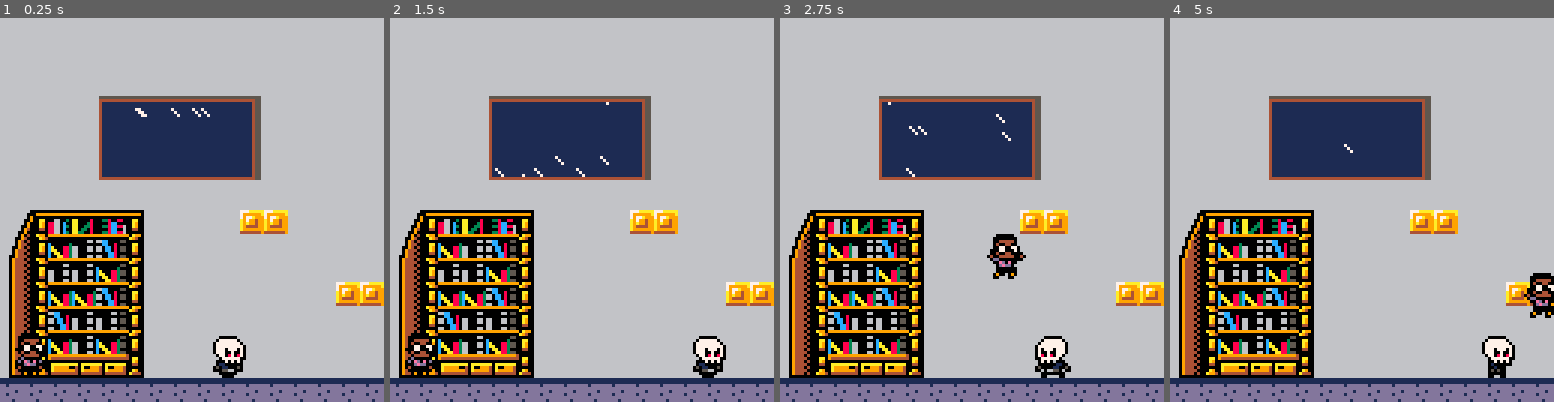
Above: before the commit, frames 1-4 (left to right).
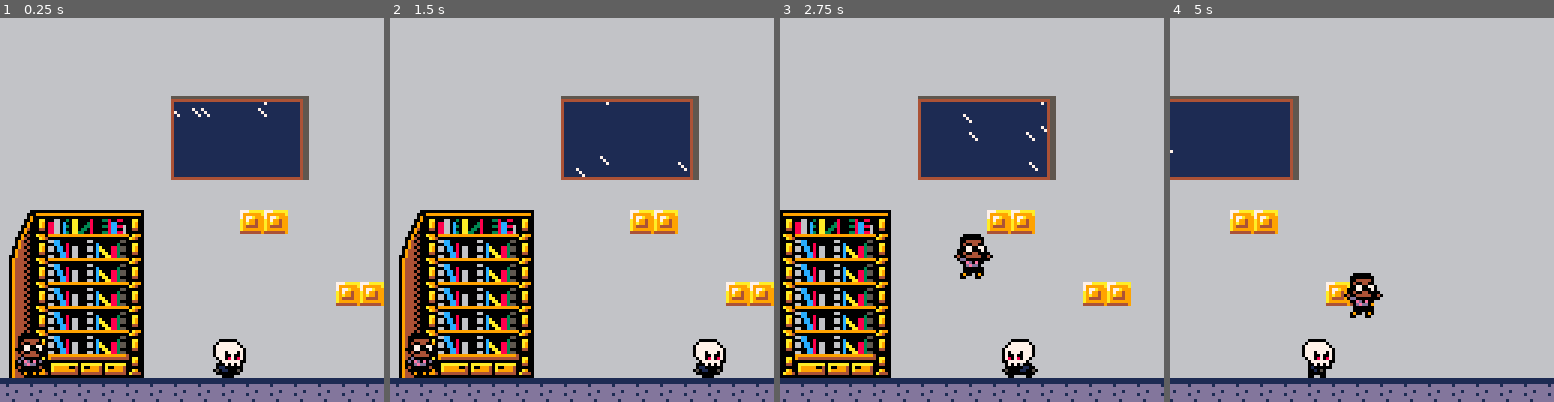
Above: after the commit, the same moments.

Repository: cwrightlibrary/pico-8
Game: PICO-8 cartridge library_game/carts/library-game.p8
The game is run twice, just before and just after one commit, with the same random seed, the same clock (stepped at 60 frames per second) and the same inputs.
Inputs:
- Up to frame 1 (0.25 s): no input
- Up to frame 2 (1.5 s): tap X (X key) at 0.33, 1.07 s; tap O (Z key) at 0.7 s
- Up to frame 3 (2.75 s): hold Right 1.6-2.1 s; tap O (Z key) at 1.7, 2.1, 2.5 s; tap X (X key) at 1.85 s; hold Right from 2.47 s (still down)
- Up to frame 4 (5 s): tap O (Z key) every 0.4 s from 2.9 to 4.9 s; tap X (X key) at 2.97, 4.08 s; release Right at 3.03 s; hold Left 3.08-3.58 s; hold Right 4.02-4.68 s

The runs differ from the first frame. In frame 1, 9.4% of the frame differs, in the area x 3-81%, y 20-94%; in frame 2, 9.4%; in frame 3, 21%; in frame 4, 33%, in the area x 0-100%, y 20-100%.

Commit message:
Add files via upload

Diff:
--- a/library_game/carts/library-game.p8
+++ b/library_game/carts/library-game.p8
@@ -23,8 +23,8 @@
   acc=.25,
   boost=3.7
  }
- bouncer={
-  sp=133,
+ sk={
+  sp=64,
   flp=false,
   x=8,
   y=13,
@@ -55,85 +55,34 @@
  looper=false
  waiting=0
 
+ cam_x=0
+ map_start=0
+ map_end=1024
+
  rain_init()
-end
-
-function bouncer_test()
- if not bouncer.switch then
-  if bouncer.hold<100 then
-   bouncer.hold+=1
-  else
-   bouncer.hold=0
-   bouncer.is_waiting=true
-  end
- else
-  if bouncer.hold<100 then
-   bouncer.hold+=1
-  else
-   bouncer.hold=0
-   bouncer.is_waiting=false
-  end
- end
- if bouncer.is_waiting then
-  bouncer.flp=true
-  bouncer.dx-=.005
-  bouncer.switch=not bouncer.switch
- else
-  bouncer.flp=false
-  bouncer.dx+=.005
-  bouncer.switch=not bouncer.switch
- end
- if bouncer.dx>0
- or bouncer.dx<0 then
-  bouncer.dx=limit_speed(bouncer.dx,bouncer.max_dx)
- end
- bouncer.x+=bouncer.dx
-end
-
-function bouncer_animate()
- if time()-bouncer.anim>.1
- and abs(bouncer.dx)>.02 then
-  bouncer.anim=time()
-  if bouncer.sp==133 then
-   bouncer.forward=not bouncer.forward
-  end
-  if bouncer.sp==141 then
-   bouncer.forward=not bouncer.forward
-  end
-  if bouncer.forward then
-   bouncer.sp+=2
-  else
-   bouncer.sp-=2
-  end
- end
-end
-
-function bouncer_draw()
- spr(bouncer.sp,bouncer.x*8,bouncer.y*8,bouncer.w/8,bouncer.h/8,bouncer.flp)
 end
 
 function _update60()
  p_update()
  p_animate()
  rain_update()
- bouncer_test()
- bouncer_animate()
+ sk_test()
+ sk_animate()
+ cam_update()
 end
 
 function _draw()
  cls(1)
  rain_draw()
- map(16,0)
  map(0,0)
- bouncer_draw()
  p_draw()
+ sk_draw()
 end
 -->8
 --player
 function p_update()
  p.dy+=gravity
  p.dx*=friction
-
  --input
  --move left/right
  if btn(⬅️) then
@@ -217,8 +165,6 @@
  --apply change in loc
  p.x+=p.dx
  p.y+=p.dy
- if p.x<-4 then p.x=-4 p.dx=0 p.running=false end
- if p.x>116 then p.x=116 p.dx=0 p.running=false end
 end
 
 function p_animate()
@@ -269,6 +215,61 @@
   spr(p.sp,p.x,p.y,p.w/8,p.h/8,p.flp)
 end
 -->8
+--skeleton
+function sk_test()
+ if not sk.switch then
+  if sk.hold<100 then
+   sk.hold+=1
+  else
+   sk.hold=0
+   sk.is_waiting=true
+  end
+ else
+  if sk.hold<100 then
+   sk.hold+=1
+  else
+   sk.hold=0
+   sk.is_waiting=false
+  end
+ end
+ if sk.is_waiting then
+  sk.flp=true
+  sk.dx-=.005
+  sk.switch=not sk.switch
+ else
+  sk.flp=false
+  sk.dx+=.005
+  sk.switch=not sk.switch
+ end
+ if sk.dx>0
+ or sk.dx<0 then
+  sk.dx=limit_speed(sk.dx,sk.max_dx)
+ end
+ sk.x+=sk.dx
+end
+
+function sk_animate()
+ if time()-sk.anim>.1
+ and abs(sk.dx)>.02 then
+  sk.anim=time()
+  if sk.sp==64 then
+   sk.forward=not sk.forward
+  end
+  if sk.sp==72 then
+   sk.forward=not sk.forward
+  end
+  if sk.forward then
+   sk.sp+=2
+  else
+   sk.sp-=2
+  end
+ end
+end
+
+function sk_draw()
+ spr(sk.sp,sk.x*8,sk.y*8,sk.w/8,sk.h/8,sk.flp)
+end
+-->8
 --rain
 function rain_init()
  raincol=7
@@ -356,6 +357,18 @@
   return false
  end
 end
+-->8
+--camera
+function cam_update()
+ cam_x=p.x-64+(p.w/2)
+ if cam_x<map_start then
+  cam_x=map_start
+ end
+ if cam_x>map_end then
+  cam_x=map_end
+ end
+ camera(cam_x,0)
+end
 
 
 
@@ -454,22 +467,22 @@
 
 
 __gff__
-0000000000000000000000000000000000000000000000000000000000000000000000000000000000000000000000000000000000000000000000000000000000020202020202000000000000000000000000000000020000000000000000000000000000000300000000000000000000000000000000000000000000000000
-0000000000000000000000000000000000000000000000000000000000000000000000000000000000000000000000000000000000000000000000000000000000000000000000000000000000000000000000000000000000000000000000000000000000000000000000000000000000000000000000000000000000000000
+0000000000000000000000000000000000000000000000000000000000000000000000000000000000000000000000000000000000000000000000000000000004040404040404040404000000000000000000000000000000000000000000000000000000000000000000000000000000000000000000000000000000000000
+0000000000020202020202000000000002000000000000000000000000000000030000000000000000000000000000000000000000000000000000000000000000000000000000000000000000000000000000000000000000000000000000000000000000000000000000000000000000000000000000000000000000000000
 __map__
-0000000000000000000000000000000080808080808080808080808080808080000000000000000000000000000000000000000000000000000000000000000000000000000000000000000000000000000000000000000000000000000000000000000000000000000000000000000000000000000000000000000000000000
-0000000000000000000000000000000080808080808080808080808080808080000000000000000000000000000000000000000000000000000000000000000000000000000000000000000000000000000000000000000000000000000000000000000000000000000000000000000000000000000000000000000000000000
-0000000000000000000000000000000080808080808080808080808080808080000000000000000000000000000000000000000000000000000000000000000000000000000000000000000000000000000000000000000000000000000000000000000000000000000000000000000000000000000000000000000000000000
-0000000000000000000000000000000080808080818283838383848080808080000000000000000000000000000000000000000000000000000000000000000000000000000000000000000000000000000000000000000000000000000000000000000000000000000000000000000000000000000000000000000000000000
-0000000000000000000000000000000080808080919293939393948080808080000000000000000000000000000000000000000000000000000000000000000000000000000000000000000000000000000000000000000000000000000000000000000000000000000000000000000000000000000000000000000000000000
-0000000000000000000000000000000080808080a1a2a3a3a3a3a48080808080000000000000000000000000000000000000000000000000000000000000000000000000000000000000000000000000000000000000000000000000000000000000000000000000000000000000000000000000000000000000000000000000
-0000000000000000000000000000000080808080b1b2b3b3b3b3b48080808080000000000000000000000000000000000000000000000000000000000000000000000000000000000000000000000000000000000000000000000000000000000000000000000000000000000000000000000000000000000000000000000000
-0000000000000000000000000000000080808080808080808080808080808080000000000000000000000000000000000000000000000000000000000000000000000000000000000000000000000000000000000000000000000000000000000000000000000000000000000000000000000000000000000000000000000000
-4041424344450000000056560000000080808080808080808080808080808080000000000000000000000000000000000000000000000000000000000000000000000000000000000000000000000000000000000000000000000000000000000000000000000000000000000000000000000000000000000000000000000000
-5051545352550000000000000000000080808080808080808080808080808080000000000000000000000000000000000000000000000000000000000000000000000000000000000000000000000000000000000000000000000000000000000000000000000000000000000000000000000000000000000000000000000000
-6051535354550000000000000000000080808080808080808080808080808080000000000000000000000000000000000000000000000000000000000000000000000000000000000000000000000000000000000000000000000000000000000000000000000000000000000000000000000000000000000000000000000000
-6051545452550000000000000000565680808080808080808080808080808080000000000000000000000000000000000000000000000000000000000000000000000000000000000000000000000000000000000000000000000000000000000000000000000000000000000000000000000000000000000000000000000000
-6051525353550000000000000000000080808080808080808080808080808080000000000000000000000000000000000000000000000000000000000000000000000000000000000000000000000000000000000000000000000000000000000000000000000000000000000000000000000000000000000000000000000000
-6051545354550000000000000000000080808080808080808080808080808080000000000000000000000000000000000000000000000000000000000000000000000000000000000000000000000000000000000000000000000000000000000000000000000000000000000000000000000000000000000000000000000000
-7061626364650000000000000000000080808080808080808080808080808080000000000000000000000000000000000000000000000000000000000000000000000000000000000000000000000000000000000000000000000000000000000000000000000000000000000000000000000000000000000000000000000000
-6666666666666666666666666666666680808080808080808080808080808080000000000000000000000000000000000000000000000000000000000000000000000000000000000000000000000000000000000000000000000000000000000000000000000000000000000000000000000000000000000000000000000000
+8080808080808080808080808080808080808080808080808080808080808080808080808080808080808080808080808080808080808080808080808080808080808080808080808080808080808080808080808080808080808080808080808080808080808080808080808080808080808080808080808080808080808080
+8080808080808080808080808080808080808080808080808080808080808080808080808080808080808080808080808080808080808080808080808080808080808080808080808080808080808080808080808080808080808080808080808080808080808080808080808080808080808080808080808080808080808080
+8080808080808080808080808080808080808080808080808080808080808080808080808080808080808080808080808080808080808080808080808080808080808080808080808080808080808080808080808080808080808080808080808080808080808080808080808080808080808080808080808080808080808080
+8080808080808081828282828380808080808080808080808080808080808080808080808080808080808080808080808080808080808080808080808080808080808080808080808080808080808080808080808080808080808080808080808080808080808080808080808080808080808080808080808080808080808080
+8080808080808091929292929380808080808080808080808080808080808080808080808080808080808080808080808080808080808080808080808080808080808080808080808080808080808080808080808080808080808080808080808080808080808080808080808080808080808080808080808080808080808080
+8080808080808091929292929380808080808080808080808080808080808080808080808080808080808080808080808080808080808080808080808080808080808080808080808080808080808080808080808080808080808080808080808080808080808080808080808080808080808080808080808080808080808080
+80808080808080a1a2a2a2a2a380808080808080808080808080808080808080808080808080808080808080808080808080808080808080808080808080808080808080808080808080808080808080808080808080808080808080808080808080808080808080808080808080808080808080808080808080808080808080
+8080808080808080808080808080808080808080808080808080808080808080808080808080808080808080808080808080808080808080808080808080808080808080808080808080808080808080808080808080808080808080808080808080808080808080808080808080808080808080808080808080808080808080
+8485868788898080808090908080808080808080808080808080808080808080808080808080808080808080808080808080808080808080808080808080808080808080808080808080808080808080808080808080808080808080808080808080808080808080808080808080808080808080808080808080808080808080
+9495969798998080808080808080808080808080808080808080808080808080808080808080808080808080808080808080808080808080808080808080808080808080808080808080808080808080808080808080808080808080808080808080808080808080808080808080808080808080808080808080808080808080
+a495969798998080808080808080808080808080808080808080808080808080808080808080808080808080808080808080808080808080808080808080808080808080808080808080808080808080808080808080808080808080808080808080808080808080808080808080808080808080808080808080808080808080
+a495969798998080808080808080909080808080808080808080808080808080808080808080808080808080808080808080808080808080808080808080808080808080808080808080808080808080808080808080808080808080808080808080808080808080808080808080808080808080808080808080808080808080
+a495969798998080808080808080808080808080808080808080808080808080808080808080808080808080808080808080808080808080808080808080808080808080808080808080808080808080808080808080808080808080808080808080808080808080808080808080808080808080808080808080808080808080
+a495969798998080808080808080808080808080808080808080808080808080808080808080808080808080808080808080808080808080808080808080808080808080808080808080808080808080808080808080808080808080808080808080808080808080808080808080808080808080808080808080808080808080
+a4a5a6a7a8a98080808080808080808080808080808080808080808080808080808080808080808080808080808080808080808080808080808080808080808080808080808080808080808080808080808080808080808080808080808080808080808080808080808080808080808080808080808080808080808080808080
+a0a0a0a0a0a0a0a0a0a0a0a0a0a0a0a0a0a0a0a0a0a0a0a0a0a0a0a0a0a0a0a0a0a0a0a0a0a0a0a0a0a0a0a0a0a0a0a0a0a0a0a0a0a0a0a0a0a0a0a0a0a0a0a0a0a0a0a0a0a0a0a0a0a0a0a0a0a0a0a0a0a0a0a0a0a0a0a0a0a0a0a0a0a0a0a0a0a0a0a0a0a0a0a0a0a0a0a0a0a0a0a0a0a0a0a0a0a0a0a0a0a0a0a0a0a0a0a0
Not shown, changed: 64 lines of the sprite sheet (__gfx__) section of library_game/carts/library-game.p8
